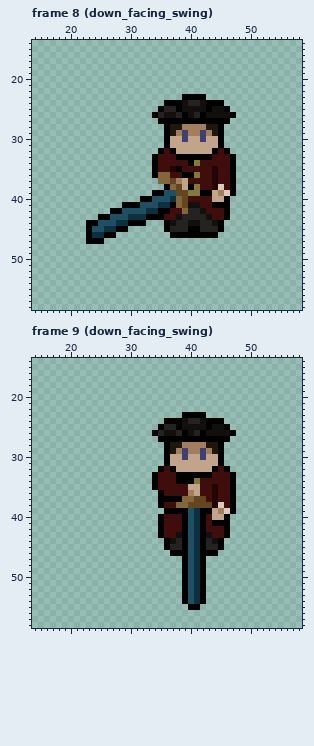
One commit to this pixel-art file: art/highwayman/highwayman.ase. Above is the file before it was changed.
70x70 pixels, 12 frames. Shown: frame 8 (down_facing_swing): x 14..58, y 14..58; frame 9 (down_facing_swing): x 14..58, y 14..58. The commit also changed other frames, which this record leaves out.
Now the later version:
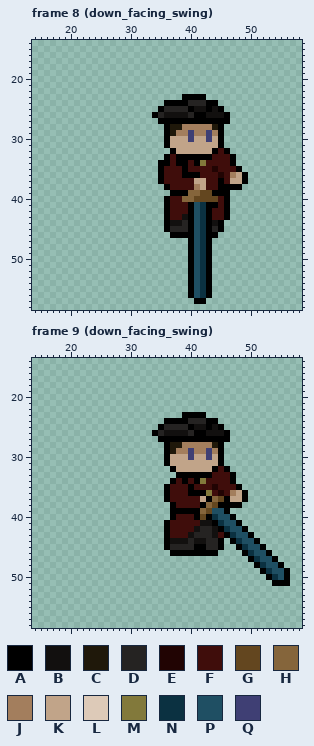
Palette (. is transparent): A #000000  B #12100f  C #1f180a  D #252322  E #210403  F #3f0d0b  G #63461f  H #85653b  J #a37e5d  K #c1a489  L #ddcab8  M #82793b  N #0b3141  P #1f4f63  Q #3f3f74
The commit says: finish highwayman downsswing animation
The exact change:
Changed rows in their new state; - is an unchanged pixel.
Frame 8 (down_facing_swing):
first column x 23:
24 ----------------A--D--.----
25 ---------------DDA----A.---
26 ---------------BBDA----A.--
28 --------------------J------
29 ----------------JQ-JQJ-----
30 ----------------KQ-KQ------
32 ------------..-------------
33 -----------..A-------------
34 -----------.AA-AAFAM-------
35 -----------.A-FFA-------FA-
36 -----------.AF----A--FE-JKA
37 ------------AFFFF-KK-FA-KKA
38 --------------FFFFJK-FAA-A-
39 -----------...AAAHHGGAAA.--
40 ---------....AFFHHGGGGF----
41 ------.......AFFFAPNA-F----
42 ----.........---FAPNA------
43 --...........A-FBAPNA------
44 ..........-----B-APNA------
45 .......-----------PNA------
46 .....-------------PN-------
47 ...--------------APNA------
48 -----------------APNA------
49 -----------------APNA------
50 -----------------APNA------
51 -----------------APNA------
52 -----------------APNA------
53 -----------------APNA------
54 -----------------APNA------
55 -----------------APNA------
56 -----------------APNA------
57 ------------------AA-------
Frame 9 (down_facing_swing):
first column x 34:
24 -----A--D--.-----------
25 ----DDA----A.----------
26 ----BBDA----A.---------
28 ---------J-------------
29 -----JQ-JQJ------------
30 -----KQ-KQ-------------
32 -..--------------------
33 ....-------------------
34 ...AF-FAM--------------
35 ..A---AF-----FA--------
36 -.A---AAAMFE-JKA-------
37 -.-FFFFFKAHGAKKA-------
38 -..AFFFFAHGAA-A--------
39 --.---AAHGPPA.---------
40 -..A-FFAGANPPA---------
41 -.A--FFFBB-NPPA--------
42 -.A--FFBDDBANPPA-------
43 -.A-FFBDDDB--NPPA------
44 ----BBDBB-D--ANPPA-----
45 -----DDA------ANPPA----
46 ------AA-------ANPPA---
47 -----....-------ANPPA--
48 -----....--------ANPPA-
49 -----....---------ANPPA
50 -----....----------ANPA
51 -----....-----------AAA
52 -----....--------------
53 -----....--------------
54 -----....--------------
55 ------..---------------
Pixel boxes of the changes (left, top, right, bottom) in both pictures:
changed: (86, 100, 248, 304)
changed: (152, 418, 290, 610)
